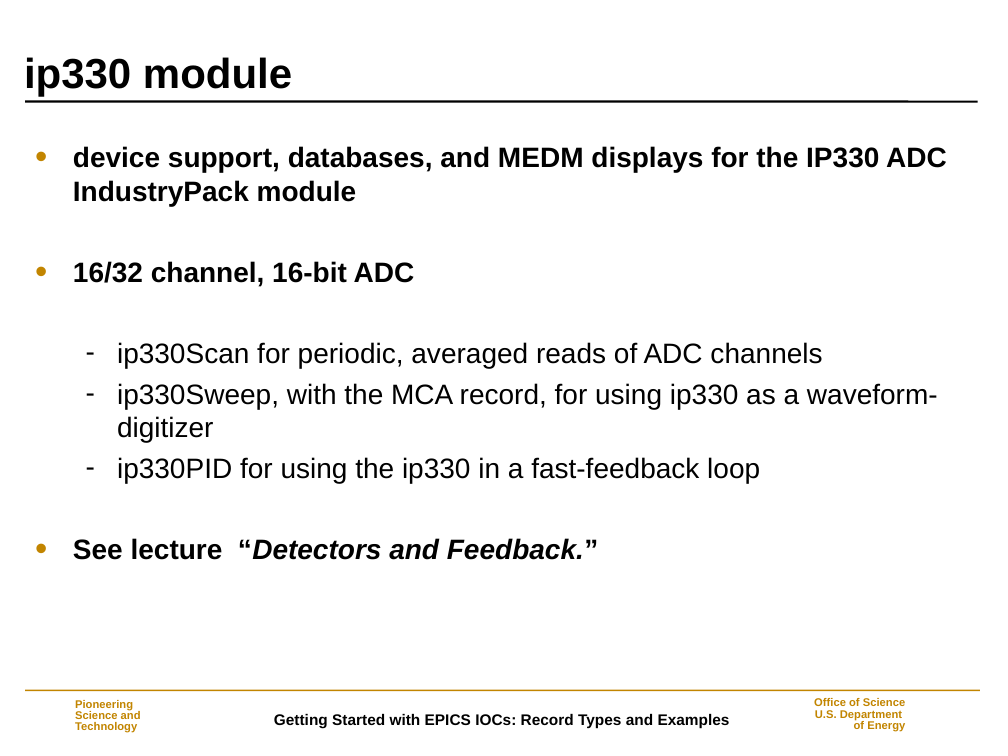
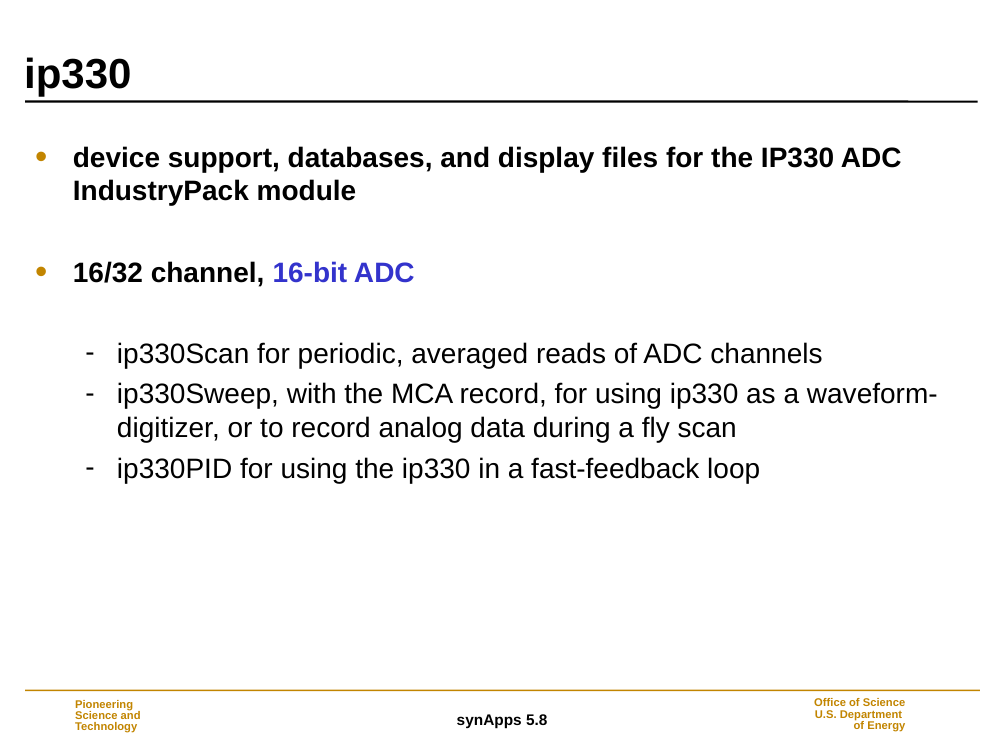
Before and after one commit to EPICS-synApps/documentation, a slide deck: slide 21 of IntroToSynApps.ppt (slide 18 before the commit). Drawn at 1008x756 pixels with LibreOffice and Linux fonts; fonts in the diff are those of the drawing; background and template pictures are left out. Boxes give left, top, right and bottom in pixels: in the first picture for what was removed or moved away, otherwise in the second. Text is boxed around its words. In the diff, an @@ line names an element or a change of style, - is before the commit and + after.

Commit message:
synApps_5_8

```diff
--- a/IntroToSynApps.ppt
+++ b/IntroToSynApps.ppt
@@ title at [24,57,131,97]: text changed @@
-ip330 module
+ip330
@@ text at [73,146,902,206]: text changed @@
-• device support, databases, and MEDM displays for the IP330 ADC IndustryPack module
+• device support, databases, and display files for the IP330 ADC IndustryPack module
@@ text at [73,261,415,287]: text colour #000000 to #3333CC in "16-bit ADC" @@
@@ text at [117,382,938,442]: text changed @@
-  – ip330Sweep, with the MCA record, for using ip330 as a waveform-digitizer
+  – ip330Sweep, with the MCA record, for using ip330 as a waveform-digitizer, or to record analog data during a fly scan
@@ text at [73,538,599,560]: paragraph removed @@
-• See lecture “Detectors and Feedback.”
@@ text at [457,714,547,728]: text changed @@
-Getting Started with EPICS IOCs: Record Types and Examples
+synApps 5.8
```
Also in this commit, not shown: 36 other slides changed, 13 slides added, 4 slides removed.
